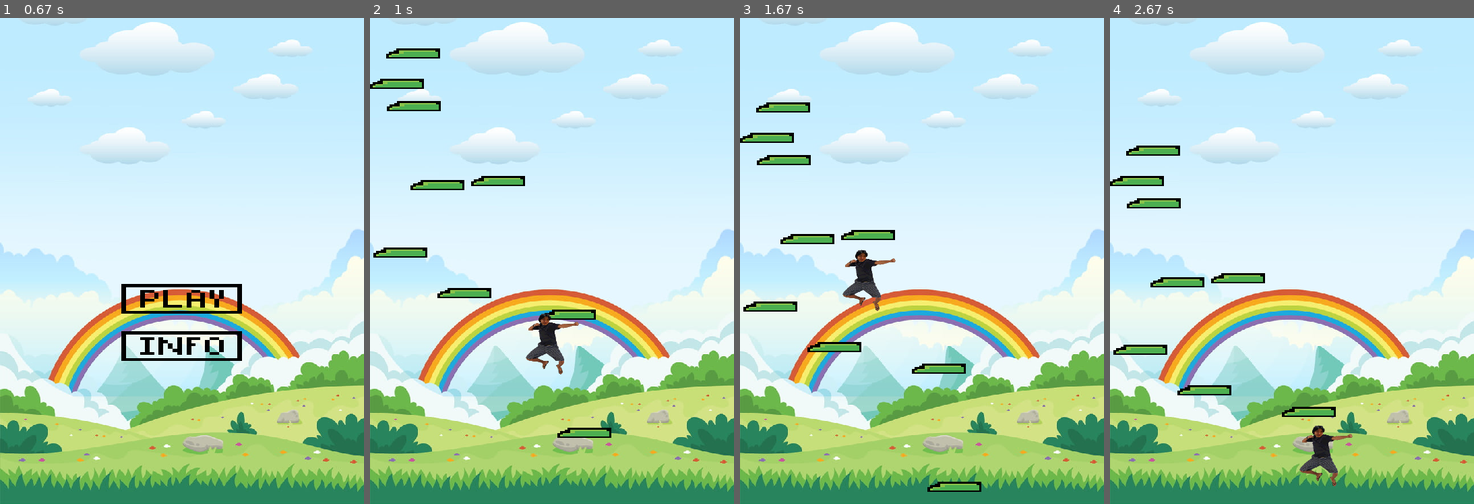
Above: before the commit, frames 1-4 (left to right).
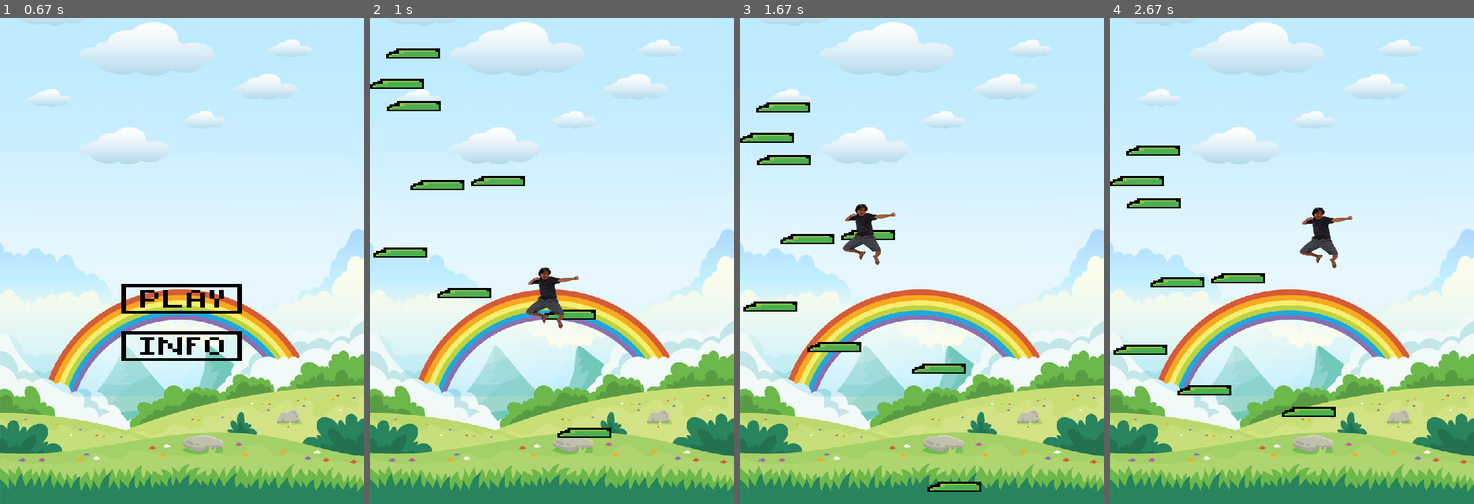
Above: after the commit, the same moments.

Repository: insper-classroom/devlife-23-1-projeto-pygame-henrique-junqueira-luca-feltrin
Game: pygame game, started from jogo.py
Same seed, same stepped clock (60 frames per second), same inputs: the game is played once before the commit and once after it.
Inputs (mouse positions are in pixels of both pictures, inside the frame that each line leads up to):
- Up to frame 1 (0.67 s): tap Space at 0.33 s
- Up to frame 2 (1 s): click (537, 280) at 0.72 s
- Up to frame 3 (1.67 s): hold D 1-1.47 s; hold W from 1.5 s (still down); tap Space at 1.57 s
- Up to frame 4 (2.67 s): release W at 1.8 s; hold D 1.83-2.3 s; tap Space at 1.9, 2.2, 2.4 s; hold A from 2.33 s (still down)

Frame 1 is identical in both runs. In frame 2, 1.3% of the frame differs, in the area x 42-58%, y 51-74%; in frame 3, 1.3%; in frame 4, 1.3%, in the area x 52-67%, y 38-97%.

Commit message:
colisao+-

Diff:
--- a/classes.py
+++ b/classes.py
@@ -35,7 +35,7 @@
             'toshi':imagem_toshi,
             't0' : 0,
             'tempo': 0,
-            'gravidade': 1,
+            'gravidade': 5,
             'pulando': False
         }
 
@@ -67,10 +67,11 @@
                     self.personagem.velocidade[0] -=1000
                 if event.key == pygame.K_d:
                     self.personagem.velocidade[0] +=1000
+                if event.key == pygame.K_w:
+                    self.state['desce_tela'] = True
                 if event.key == pygame.K_SPACE:
                     self.assets['pulando'] = True
-                if event.key == pygame.K_w:
-                    self.state['desce_tela'] = True
+                    self.assets['gravidade'] = 1
 
             if event.type == pygame.KEYUP:
                 if event.key == pygame.K_a:
@@ -79,6 +80,7 @@
                     self.personagem.velocidade[0] -=1000
                 if event.key == pygame.K_w:
                     self.state['desce_tela'] = False
+
             if event.type == pygame.QUIT:
                 return False
 
@@ -89,16 +91,23 @@
                 self.assets['pulando'] = False
                 self.personagem.y_vel = self.personagem.jump_alt
 
-
+        print(self.personagem.y_vel)
         if self.state['desce_tela']:
             for coord in self.state['plataformas']:
                 coord.y+=4
 
+        if self.personagem.y_vel<=-20:
+            self.assets['gravidade'] = 5
+
+
         self.personagem.update()
 
         for plataforma in self.state['plataformas']:
-            if plataforma.colliderect(self.personagem.rect):
-                print("oi")
+            if self.personagem.y_vel <=0 and plataforma.colliderect(self.personagem.rect):
+                if plataforma.top <= self.personagem.rect.bottom :
+                    self.personagem.rect.y = plataforma.top-100
+                    self.personagem.y_vel = self.personagem.jump_alt
+                    self.assets['pulando'] = False
 
         self.personagem.muda_posicao()
 
